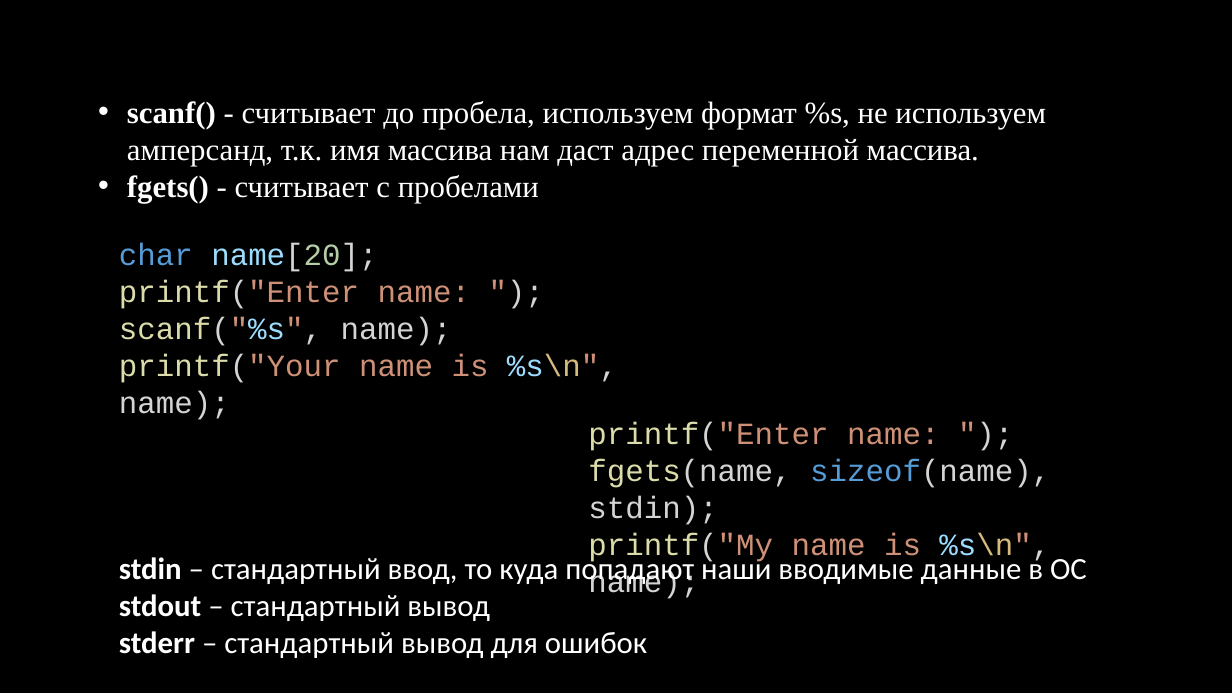
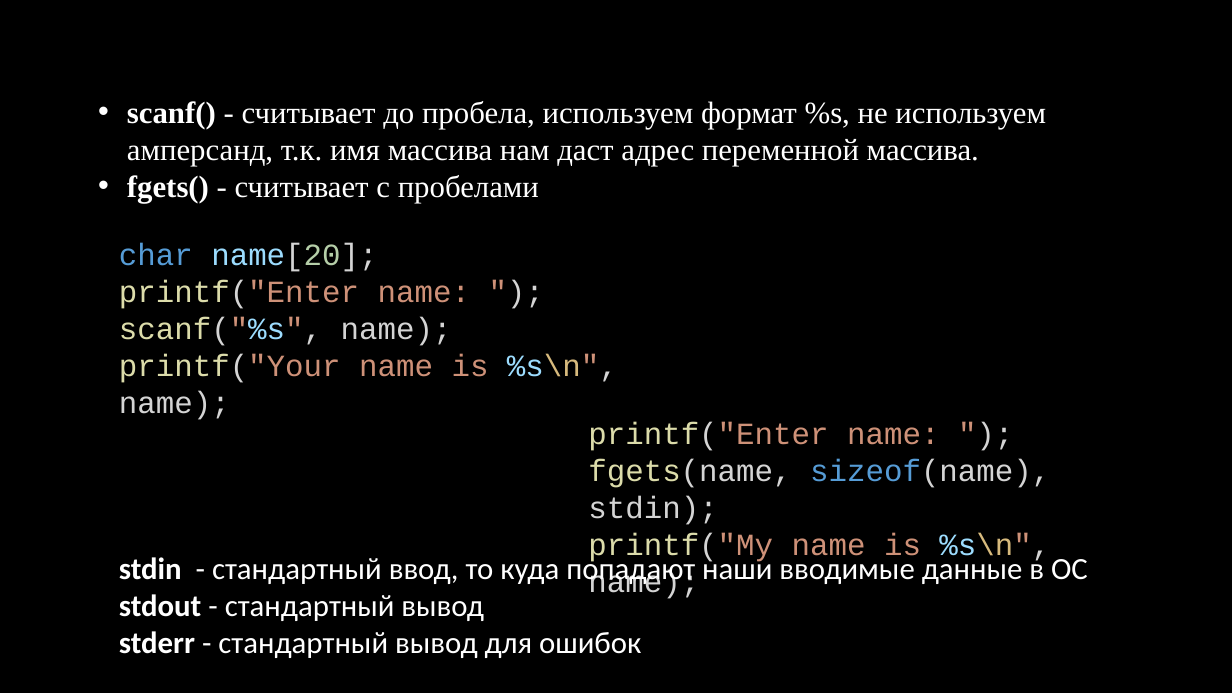
Before and after one commit to kruffka/C-Programming, a slide deck: slide 32 of 5_arrays/5_arrays.pptx (slide 34 before the commit). Drawn at 1232x693 pixels with LibreOffice and Linux fonts; fonts in the diff are those of the drawing. Boxes give left, top, right and bottom in pixels: in the first picture for what was removed or moved away, otherwise in the second. Text is boxed around its words. In the diff, an @@ line names an element or a change of style, - is before the commit and + after.

```diff
--- a/5_arrays/5_arrays.pptx
+++ b/5_arrays/5_arrays.pptx
@@ text at [119, 553, 1088, 658]: text changed @@
-stdin – стандартный ввод, то куда попадают наши вводимые данные в ОС
-stdout – стандартный вывод
-stderr – стандартный вывод для ошибок
+stdin - стандартный ввод, то куда попадают наши вводимые данные в ОС
+stdout - стандартный вывод
+stderr - стандартный вывод для ошибок
```
Also in this commit, not shown: 2 other slides changed, 7 slides removed, 15 other files.
